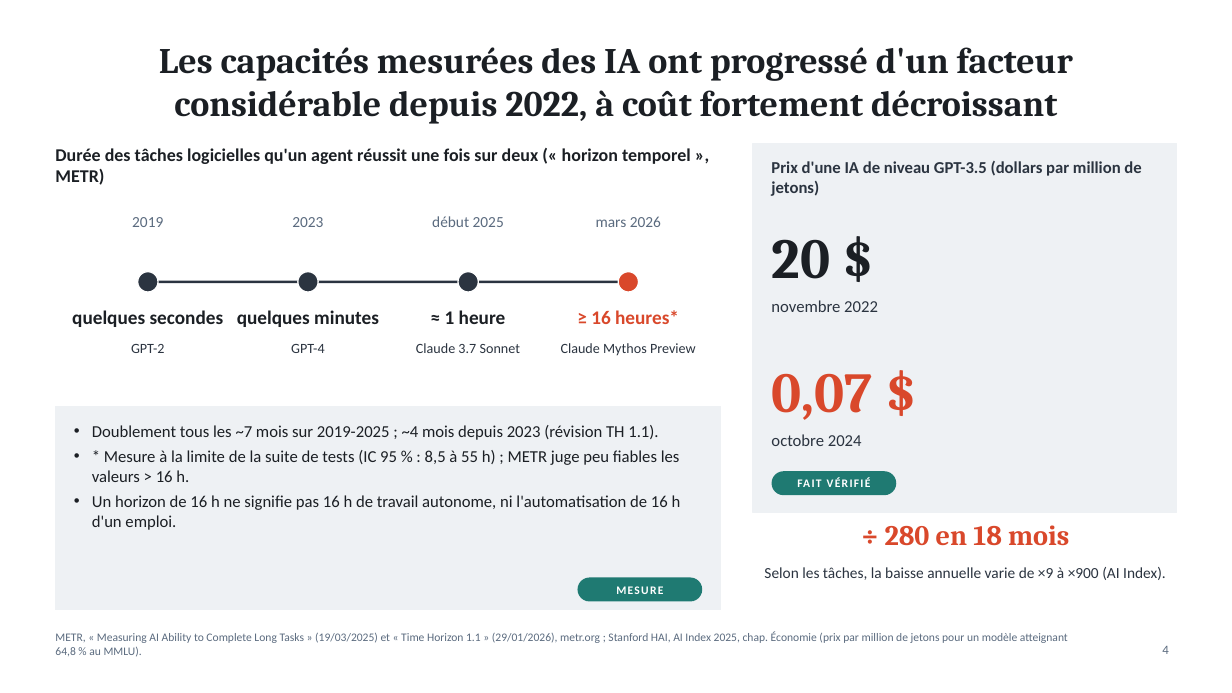
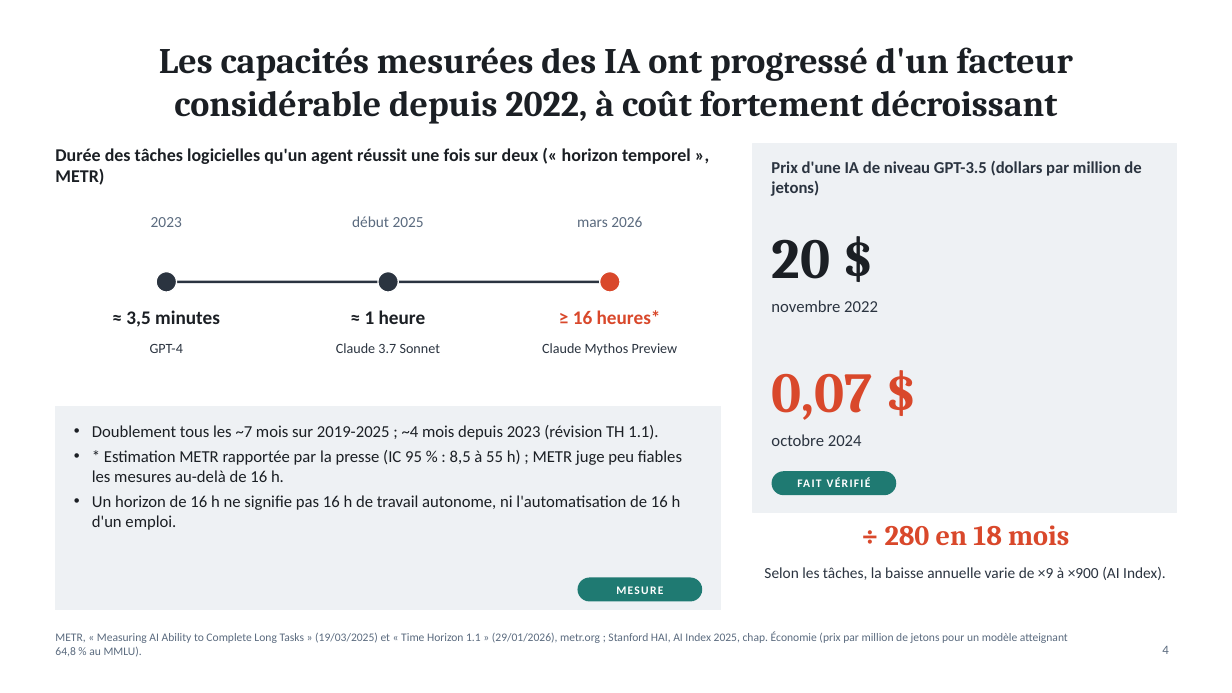
Before and after one commit to ordiform69-png/1er-projet-, a slide deck: slide 4 of enquete-ia-travail/IA-robotique-travail-France.pptx. Drawn at 1232x693 pixels with LibreOffice and Linux fonts; fonts in the diff are those of the drawing. Boxes give left, top, right and bottom in pixels: in the first picture for what was removed or moved away, otherwise in the second. Text is boxed around its words. In the diff, an @@ line names an element or a change of style, - is before the commit and + after.

```diff
--- a/enquete-ia-travail/IA-robotique-travail-France.pptx
+++ b/enquete-ia-travail/IA-robotique-travail-France.pptx
@@ text "2023": place and size @@
-text "2023" at (292,217,323,227)
+text "2023" at (151,217,182,227)
@@ text removed at (132,217,163,227) @@
-2019
@@ ellipse: place and size @@
-ellipse at (138,272,158,292)
+ellipse at (156,272,177,292)
@@ line moved from (148, 282) - (628, 282) to (166, 282) - (610, 282) @@
@@ ellipse: place and size @@
-ellipse at (298,272,318,292)
+ellipse at (378,272,398,292)
@@ ellipse removed at (458,272,479,292) @@
@@ 3 texts, 1 ellipse: place and size @@
-3 texts, 1 ellipse at (561,216,696,355)
+3 texts, 1 ellipse at (542,216,678,356)
@@ text removed at (72,310,224,327) @@
-quelques secondes
@@ text at (126,310,220,327): text changed @@
-quelques minutes
+≈ 3,5 minutes
@@ text "GPT-4": place and size @@
-text "GPT-4" at (291,344,324,353)
+text "GPT-4" at (150,344,183,353)
@@ text removed at (131,344,164,353) @@
-GPT-2
@@ 3 texts: place and size @@
-3 texts at (416,216,521,353)
+3 texts at (336,216,441,353)
@@ text at (92,450,682,482): text changed @@
-• * Mesure à la limite de la suite de tests (IC 95 % : 8,5 à 55 h) ; METR juge peu fiables les valeurs > 16 h.
+• * Estimation METR rapportée par la presse (IC 95 % : 8,5 à 55 h) ; METR juge peu fiables les mesures au-delà de 16 h.
```
Also in this commit, not shown: 13 other slides changed, 6 other files.
